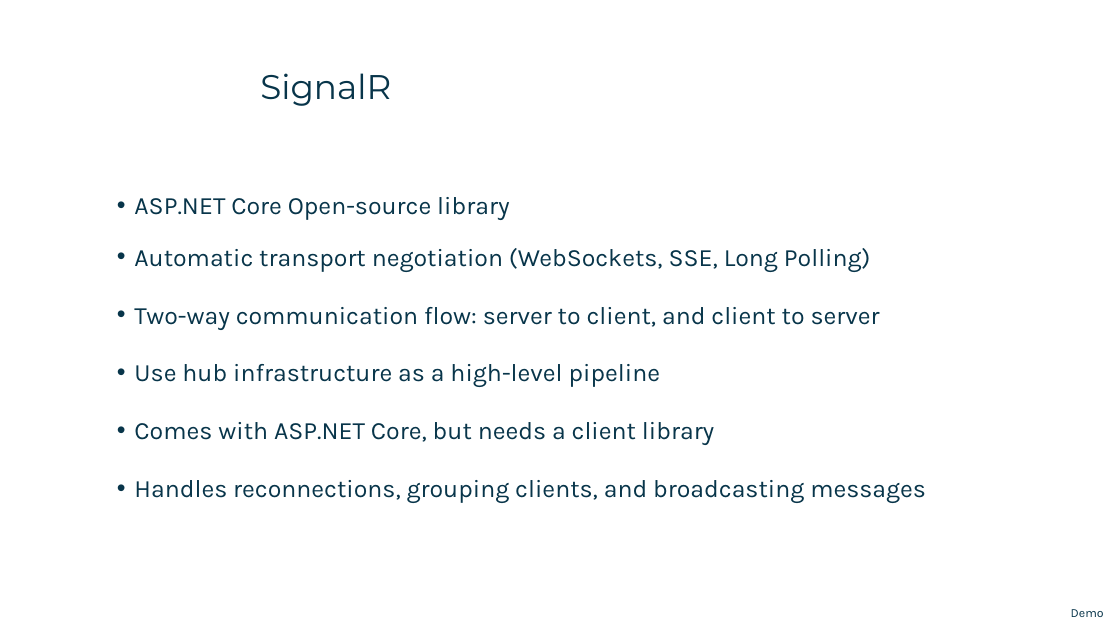
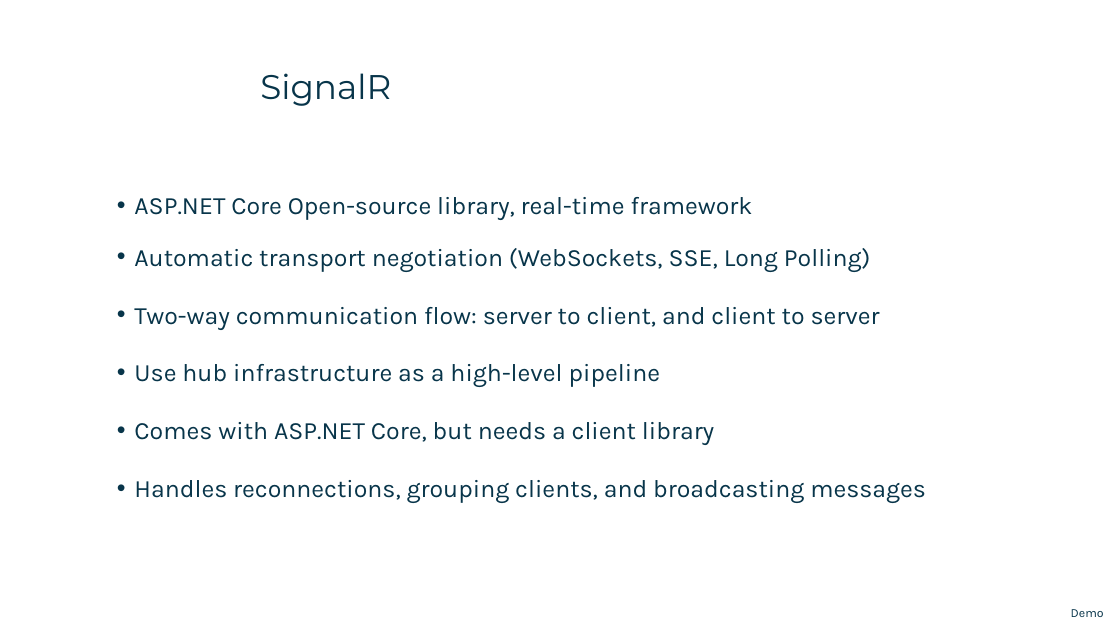
Before and after one commit to tiger4589/sse-signalr-demo, a slide deck: slide 7 of SSE vs SignalR.pptx. Drawn at 1120x630 pixels with LibreOffice and Linux fonts; fonts in the diff are those of the drawing; background and template pictures are left out. Boxes give left, top, right and bottom in pixels: in the first picture for what was removed or moved away, otherwise in the second. Text is boxed around its words. In the diff, an @@ line names an element or a change of style, - is before the commit and + after.

```diff
--- a/SSE vs SignalR.pptx
+++ b/SSE vs SignalR.pptx
@@ text at (134,197,753,220): text changed @@
-• ASP.NET Core Open-source library
+• ASP.NET Core Open-source library, real-time framework
```
Also in this commit, not shown: 4 other slides changed.
